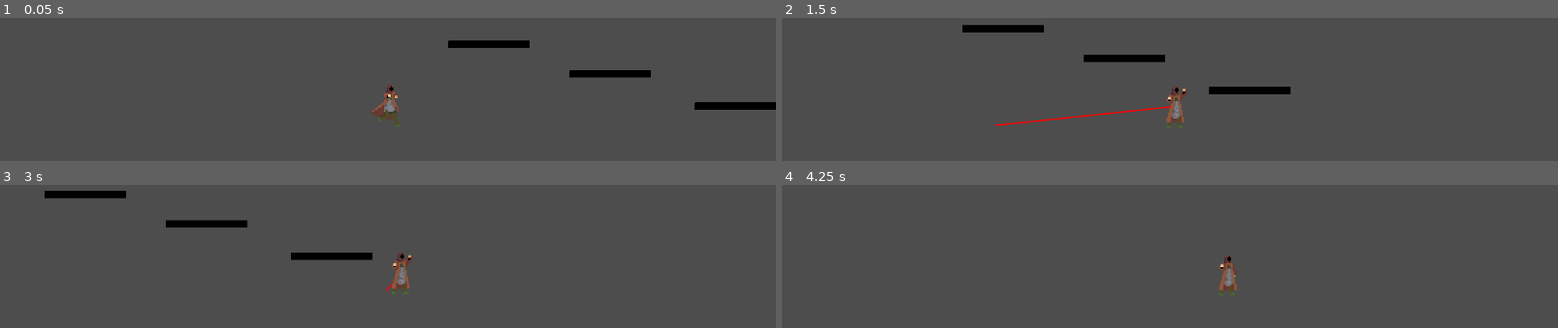
Above: before the commit, frames 1-4 (two rows, left to right).
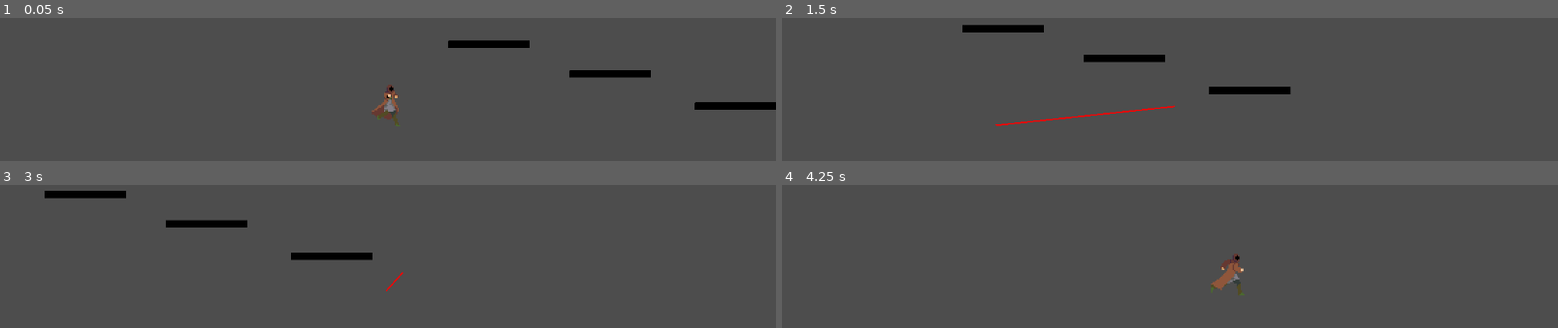
Above: after the commit, the same moments.

Repository: nikk-e/wizard-game
Game: Godot game, scene res://scenes/game.tscn
Same seed, same stepped clock (60 frames per second), same inputs: the game is played once before the commit and once after it.
Inputs (mouse positions are in pixels of both pictures, inside the frame that each line leads up to):
- Up to frame 1 (0.05 s): no input
- Up to frame 2 (1.5 s): tap Enter (ui_accept) at 0.5, 0.77 s; move the mouse to (1340, 83) at 0.52 s; hold Right (ui_right) from 0.53 s (still down); tap Shift (game_dash) at 0.6 s; move the mouse to (1014, 126) at 1.27 s; tap Q (game_grapple) at 1.35 s
- Up to frame 3 (3 s): tap Enter (ui_accept) at 1.52 s; move the mouse to (outside the picture) at 2.02 s; release Right (ui_right) at 2.03 s; hold Left (ui_left) 2.03-2.78 s; tap Shift (game_dash) at 2.1 s; move the mouse to (outside the picture) at 2.77 s; hold Right (ui_right) from 2.78 s (still down); tap Q (game_grapple) at 2.85 s
- Up to frame 4 (4.25 s): keep holding Right (ui_right); tap Enter (ui_accept) at 3.02, 3.77 s; move the mouse to (outside the picture) at 3.52 s; tap Shift (game_dash) at 3.6 s

The runs differ from the first frame. In frame 1, less than 0.1% of the frame differs, in the area x 48-51%, y 66-72%; in frame 2, 0.4%; in frame 3, 0.5%; in frame 4, 0.6%, in the area x 55-60%, y 47-78%.

Commit message:
Add running animation

Diff:
--- a/scenes/player.tscn
+++ b/scenes/player.tscn
@@ -43,6 +43,30 @@
 [sub_resource type="AtlasTexture" id="AtlasTexture_3v2ag"]
 atlas = ExtResource("3_qhqgy")
 region = Rect2(192, 0, 32, 32)
+
+[sub_resource type="AtlasTexture" id="AtlasTexture_jej6c"]
+atlas = ExtResource("3_qhqgy")
+region = Rect2(288, 0, 32, 32)
+
+[sub_resource type="AtlasTexture" id="AtlasTexture_f1ej7"]
+atlas = ExtResource("3_qhqgy")
+region = Rect2(320, 0, 32, 32)
+
+[sub_resource type="AtlasTexture" id="AtlasTexture_oprun"]
+atlas = ExtResource("3_qhqgy")
+region = Rect2(352, 0, 32, 32)
+
+[sub_resource type="AtlasTexture" id="AtlasTexture_a8ls1"]
+atlas = ExtResource("3_qhqgy")
+region = Rect2(384, 0, 32, 32)
+
+[sub_resource type="AtlasTexture" id="AtlasTexture_qfm1y"]
+atlas = ExtResource("3_qhqgy")
+region = Rect2(416, 0, 32, 32)
+
+[sub_resource type="AtlasTexture" id="AtlasTexture_fulsm"]
+atlas = ExtResource("3_qhqgy")
+region = Rect2(448, 0, 32, 32)
 
 [sub_resource type="SpriteFrames" id="SpriteFrames_dqkch"]
 animations = [{
@@ -110,6 +134,29 @@
 "loop": true,
 "name": &"jump_grapple",
 "speed": 5.0
+}, {
+"frames": [{
+"duration": 1.0,
+"texture": SubResource("AtlasTexture_jej6c")
+}, {
+"duration": 1.0,
+"texture": SubResource("AtlasTexture_f1ej7")
+}, {
+"duration": 1.0,
+"texture": SubResource("AtlasTexture_oprun")
+}, {
+"duration": 1.0,
+"texture": SubResource("AtlasTexture_a8ls1")
+}, {
+"duration": 1.0,
+"texture": SubResource("AtlasTexture_qfm1y")
+}, {
+"duration": 1.0,
+"texture": SubResource("AtlasTexture_fulsm")
+}],
+"loop": true,
+"name": &"run",
+"speed": 10.0
 }]
 
 [sub_resource type="CapsuleShape2D" id="CapsuleShape2D_y4r1p"]
@@ -123,8 +170,9 @@
 [node name="AnimatedSprite2D" type="AnimatedSprite2D" parent="."]
 position = Vector2(0, -2)
 sprite_frames = SubResource("SpriteFrames_dqkch")
-animation = &"jump_grapple"
+animation = &"run"
 autoplay = "default"
+frame_progress = 0.55625
 
 [node name="CollisionShape2D" type="CollisionShape2D" parent="."]
 shape = SubResource("CapsuleShape2D_y4r1p")
--- a/scripts/Player/Player.gd
+++ b/scripts/Player/Player.gd
@@ -11,6 +11,8 @@
 const COYOTE_TIME = 0.1
 var coyoteTimer = 0.0
 var pointDirection: Vector2 = Vector2(0, 0)
+
+var onGround = false
 
 var last_physics_pos: Vector2
 var current_physics_pos: Vector2
@@ -41,7 +43,9 @@
 	# Add the gravity.
 	if not is_on_floor():
 		velocity += get_gravity() * delta
+		onGround = false
 	else:
+		onGround = true
 		coyoteTimer = COYOTE_TIME
 		jumpable = true
 		if abilities.has("double_jump"):
@@ -116,6 +120,12 @@
 	elif velocity.x < 0:
 		sprite.flip_h = true
 
+	if onGround and velocity.x > 0:
+		animationName = "run"
+	elif onGround and velocity.x < 0:
+		animationName = "run"
+		sprite.flip_h = true
+
 	if velocity.y > 0:
 		animationName = "fall"
 	elif velocity.y < 0:
Binary file changed: assets/Sprite-0001.png
Not shown: 1 places in scenes/player.tscn that only renumber resources
